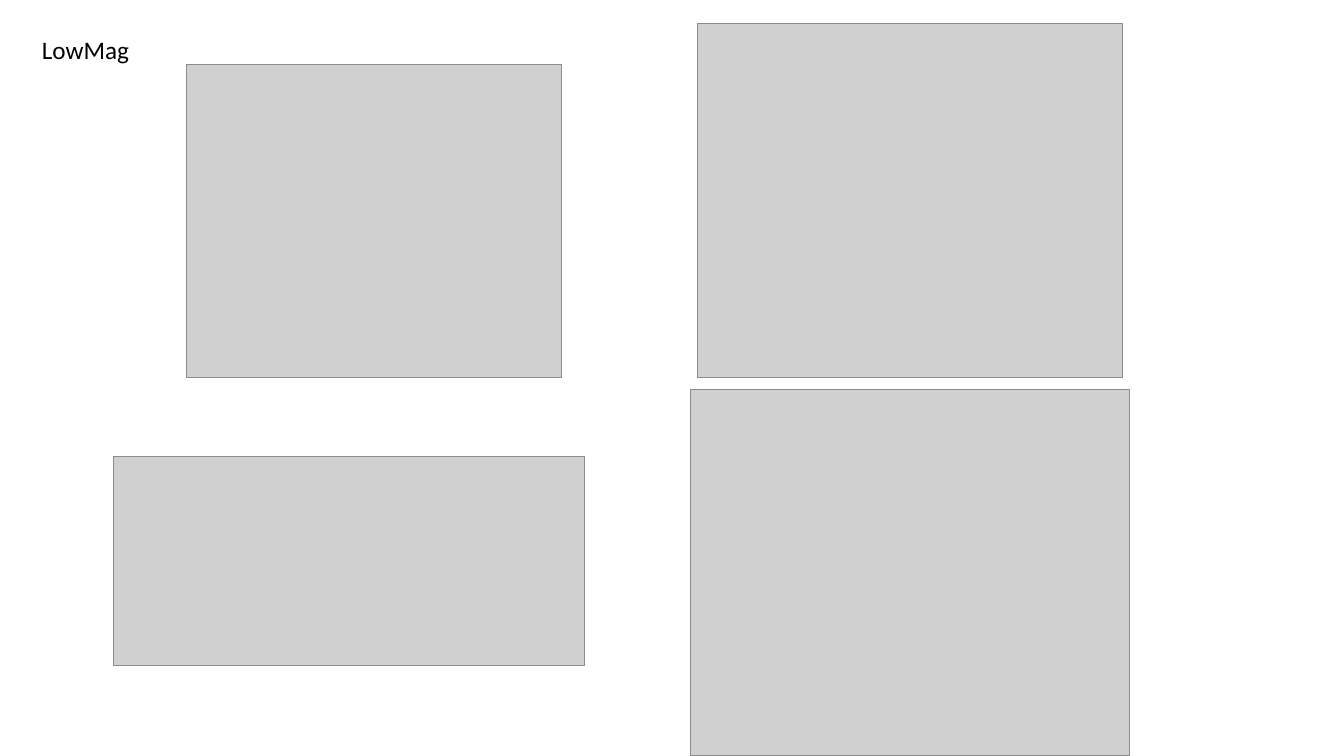
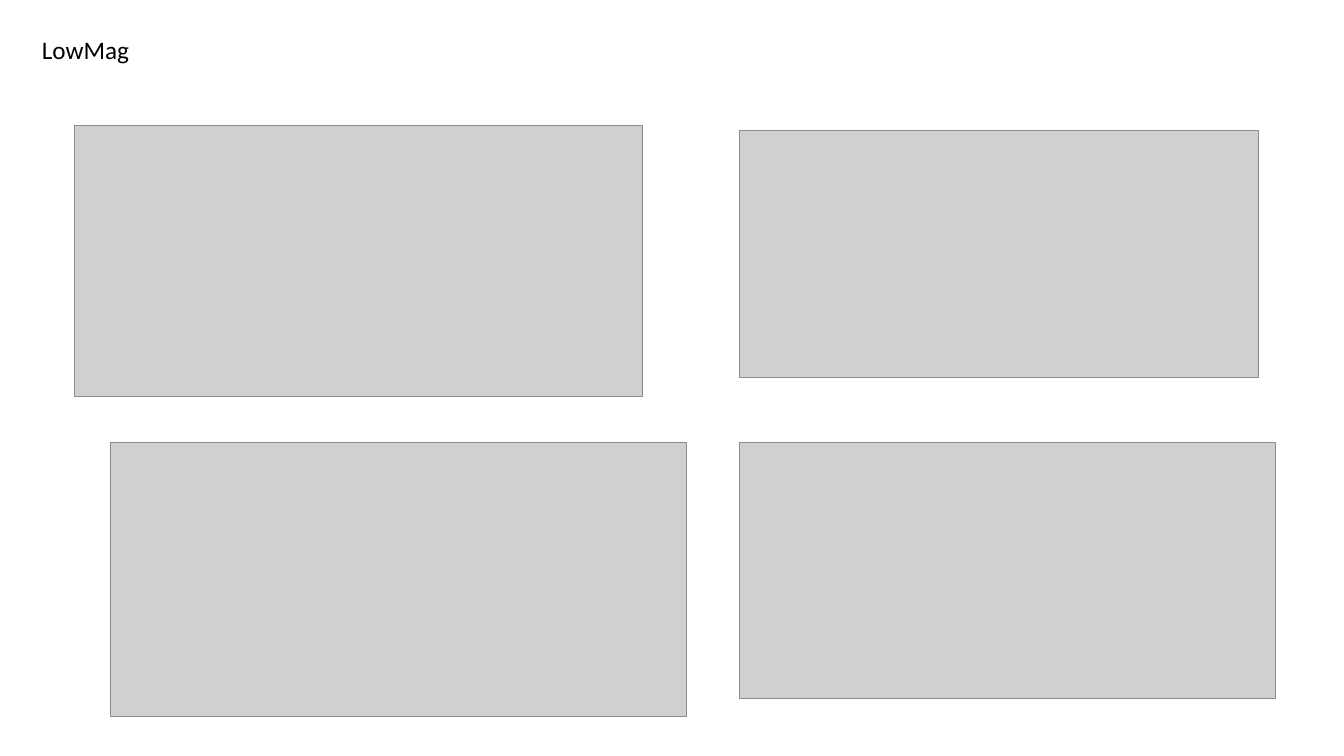
Before and after one commit to gpagnier/rampAnalysis, a slide deck: slide 7 of RampV02Presentation.pptx (slide 9 before the commit). Drawn at 1344x756 pixels with LibreOffice and Linux fonts; fonts in the diff are those of the drawing; grey boxes stand for pictures. Boxes give left, top, right and bottom in pixels: in the first picture for what was removed or moved away, otherwise in the second. Text is boxed around its words. In the diff, an @@ line names an element or a change of style, - is before the commit and + after.

```diff
--- a/RampV02Presentation.pptx
+++ b/RampV02Presentation.pptx
@@ picture: place and size @@
-picture at <box>187,65,562,378</box>
+picture at <box>75,125,642,396</box>
@@ picture: place and size @@
-picture at <box>698,23,1123,378</box>
+picture at <box>740,130,1259,378</box>
@@ picture: place and size @@
-picture at <box>114,456,585,665</box>
+picture at <box>111,443,687,717</box>
@@ picture: place and size @@
-picture at <box>691,389,1130,756</box>
+picture at <box>740,443,1276,699</box>
```
Also in this commit, not shown: 7 other slides changed, 5 slides added, 6 slides removed, 2 other files.
